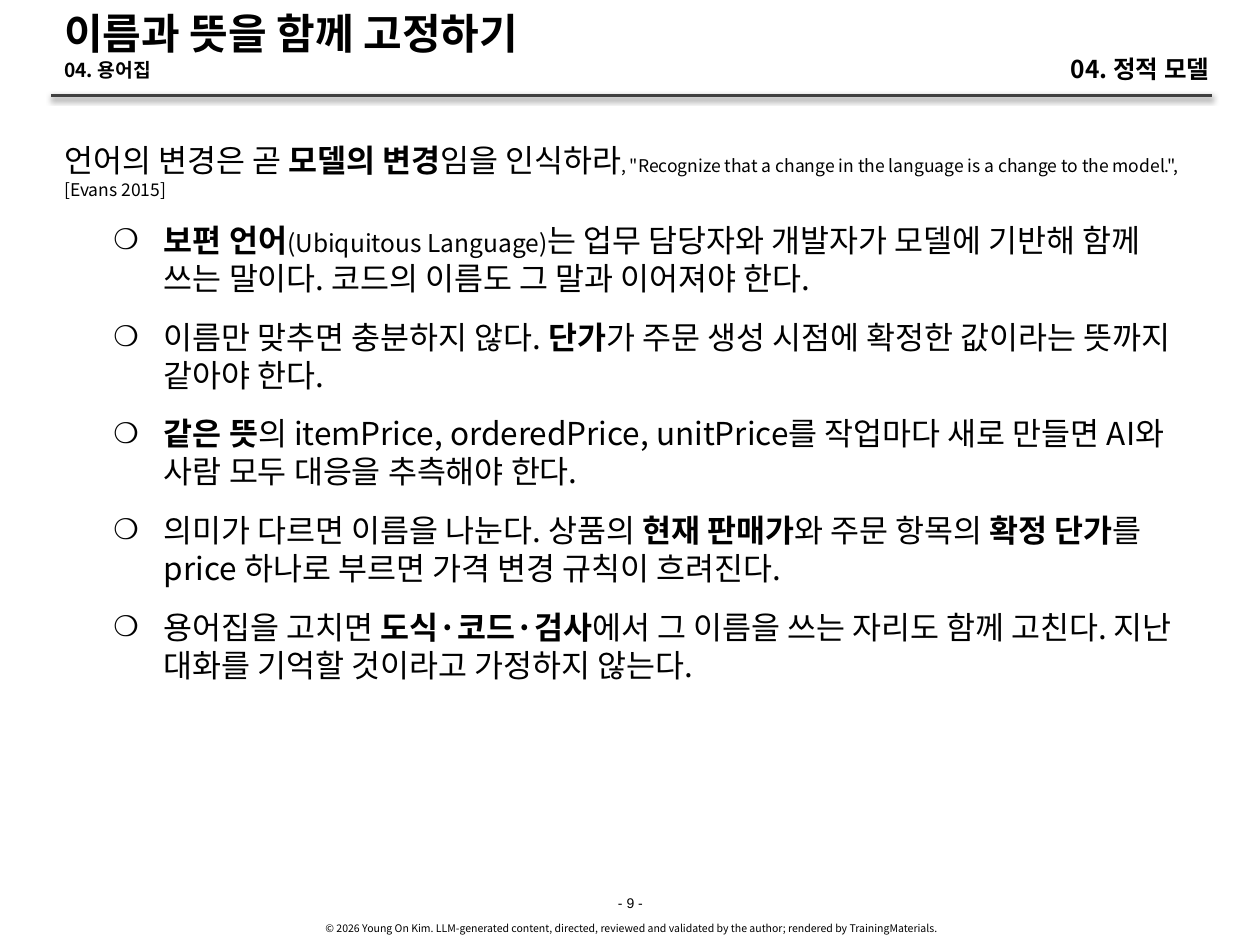
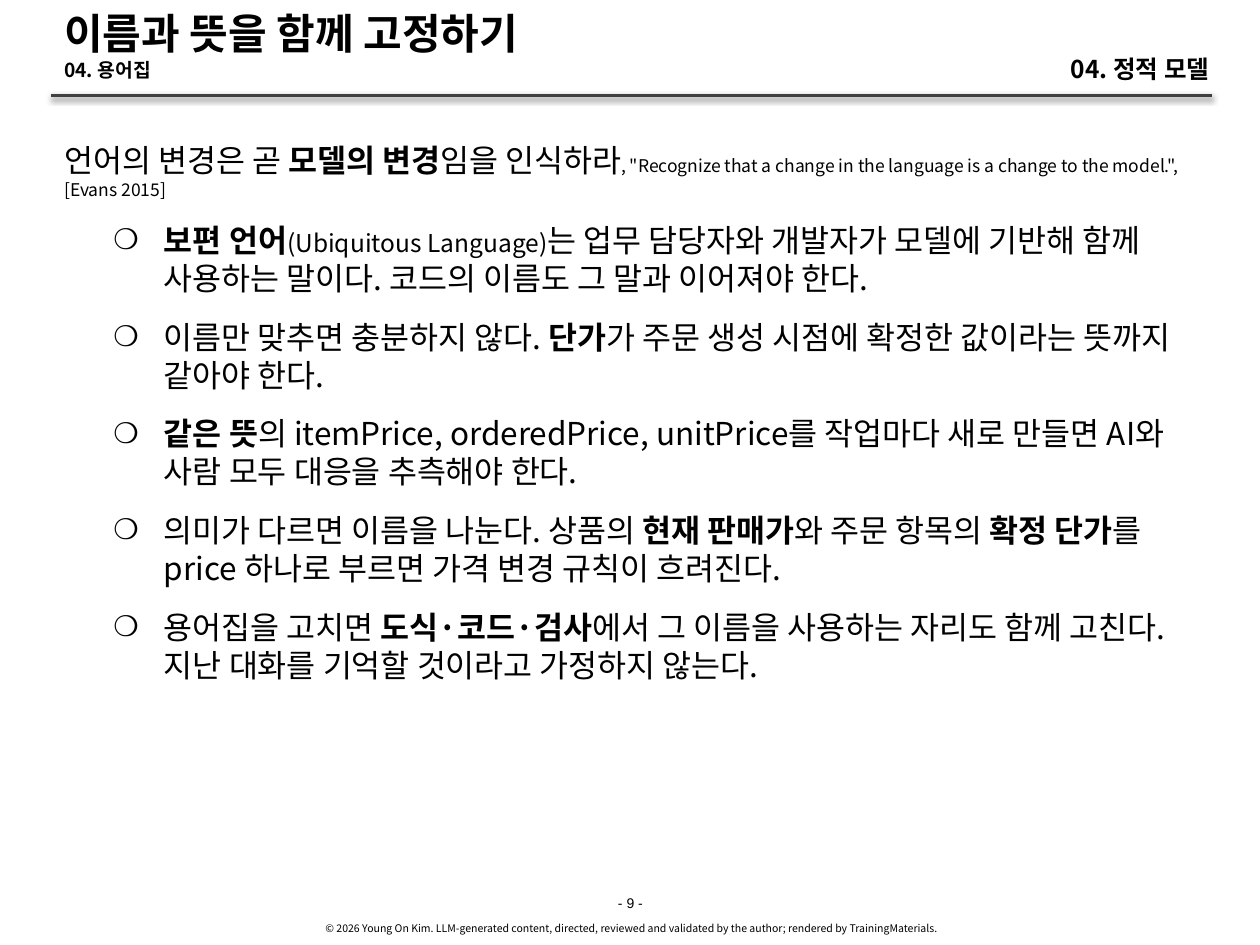
Before and after one commit to YoungSan77/TrainingMaterials, a slide deck: slide 9 of courses/ai-native/sessions/s04.pptx. Drawn at 1260x945 pixels with LibreOffice and Linux fonts; fonts in the diff are those of the drawing. Boxes give left, top, right and bottom in pixels: in the first picture for what was removed or moved away, otherwise in the second. Text is boxed around its words. In the diff, an @@ line names an element or a change of style, - is before the commit and + after.

```diff
--- a/courses/ai-native/sessions/s04.pptx
+++ b/courses/ai-native/sessions/s04.pptx
@@ text at bbox=[164, 225, 1141, 293]: text changed @@
-    ❍ 보편 언어(Ubiquitous Language)는 업무 담당자와 개발자가 모델에 기반해 함께 쓰는 말이다. 코드의 이름도 그 말과 이어져야 한다.
+    ❍ 보편 언어(Ubiquitous Language)는 업무 담당자와 개발자가 모델에 기반해 함께 사용하는 말이다. 코드의 이름도 그 말과 이어져야 한다.
@@ text at bbox=[164, 612, 1165, 680]: text changed @@
-    ❍ 용어집을 고치면 도식·코드·검사에서 그 이름을 쓰는 자리도 함께 고친다. 지난 대화를 기억할 것이라고 가정하지 않는다.
+    ❍ 용어집을 고치면 도식·코드·검사에서 그 이름을 사용하는 자리도 함께 고친다. 지난 대화를 기억할 것이라고 가정하지 않는다.
```
Also in this commit, not shown: 2 other slides changed, 31 other files.
